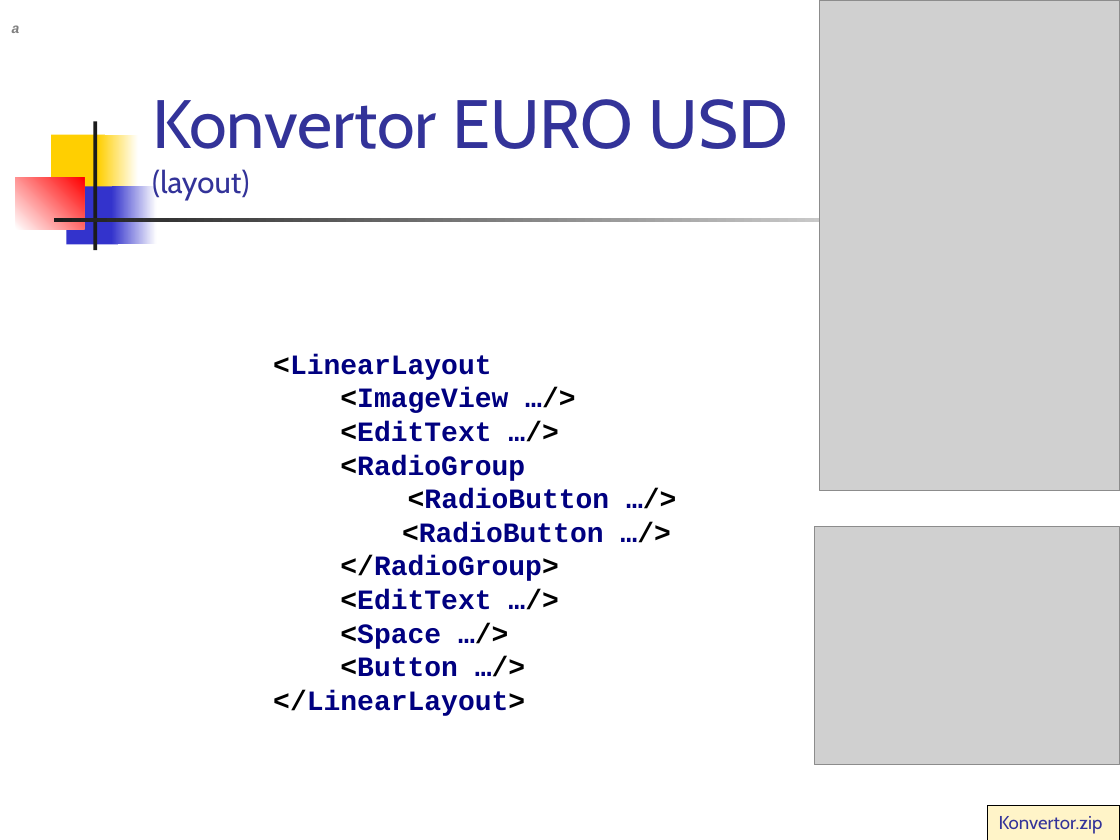
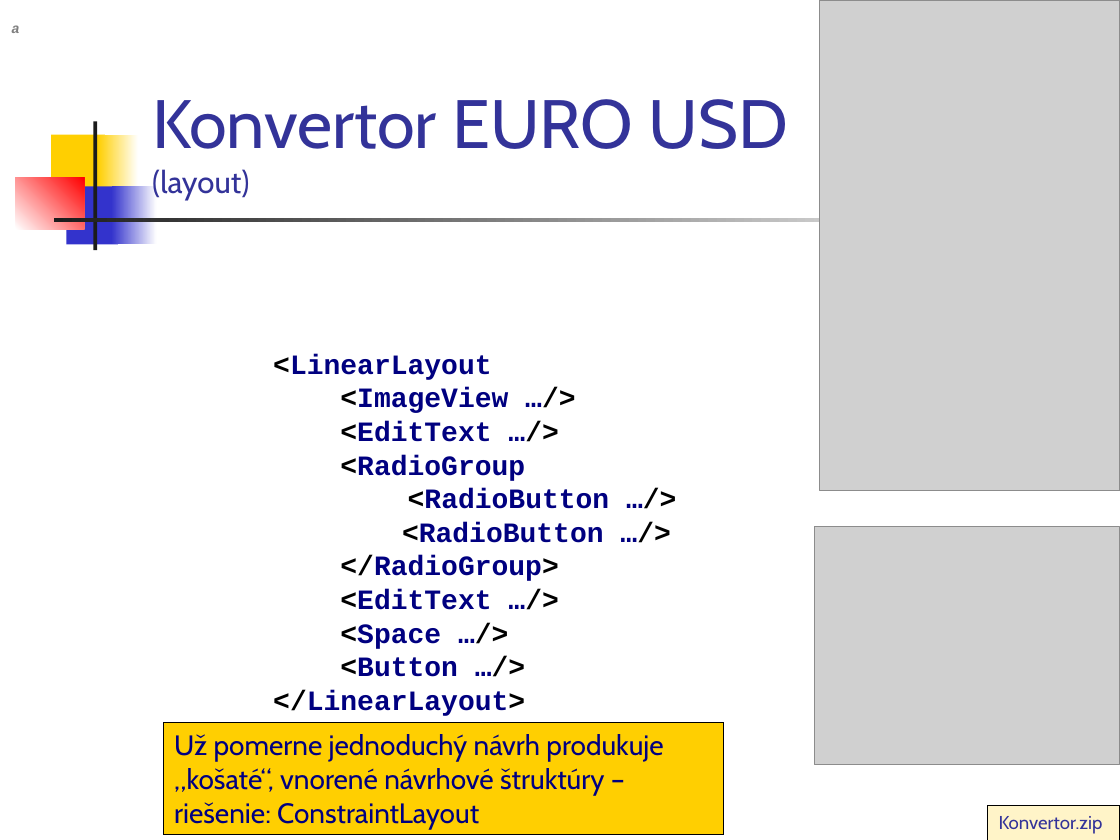
Before and after one commit to vmandro/Prednasky, a slide deck: slide 14 of 03/03_Android.ppt. Drawn at 1120x840 pixels with LibreOffice and Linux fonts; fonts in the diff are those of the drawing; grey boxes stand for pictures. Boxes give left, top, right and bottom in pixels: in the first picture for what was removed or moved away, otherwise in the second. Text is boxed around its words. In the diff, an @@ line names an element or a change of style, - is before the commit and + after.

```diff
--- a/03/03_Android.ppt
+++ b/03/03_Android.ppt
@@ rectangle added at bbox=[164, 722, 724, 834], fill #FFCF01, outline #000000 0.74 pt, 18 pt, text #000080 @@
+Už pomerne jednoduchý návrh produkuje „košaté“, vnorené návrhové štruktúry – riešenie: ConstraintLayout
```
Also in this commit, not shown: 15 other slides changed, 4 slides added, 1 other file.
